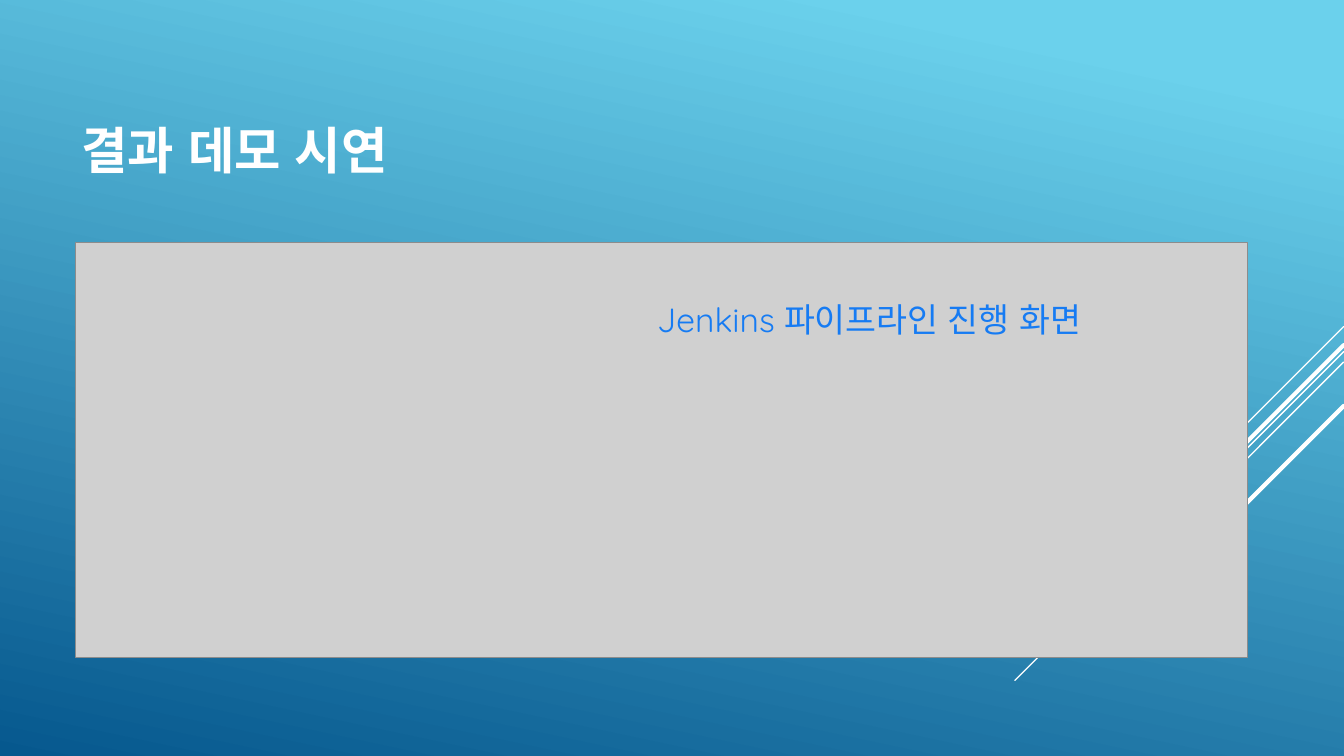
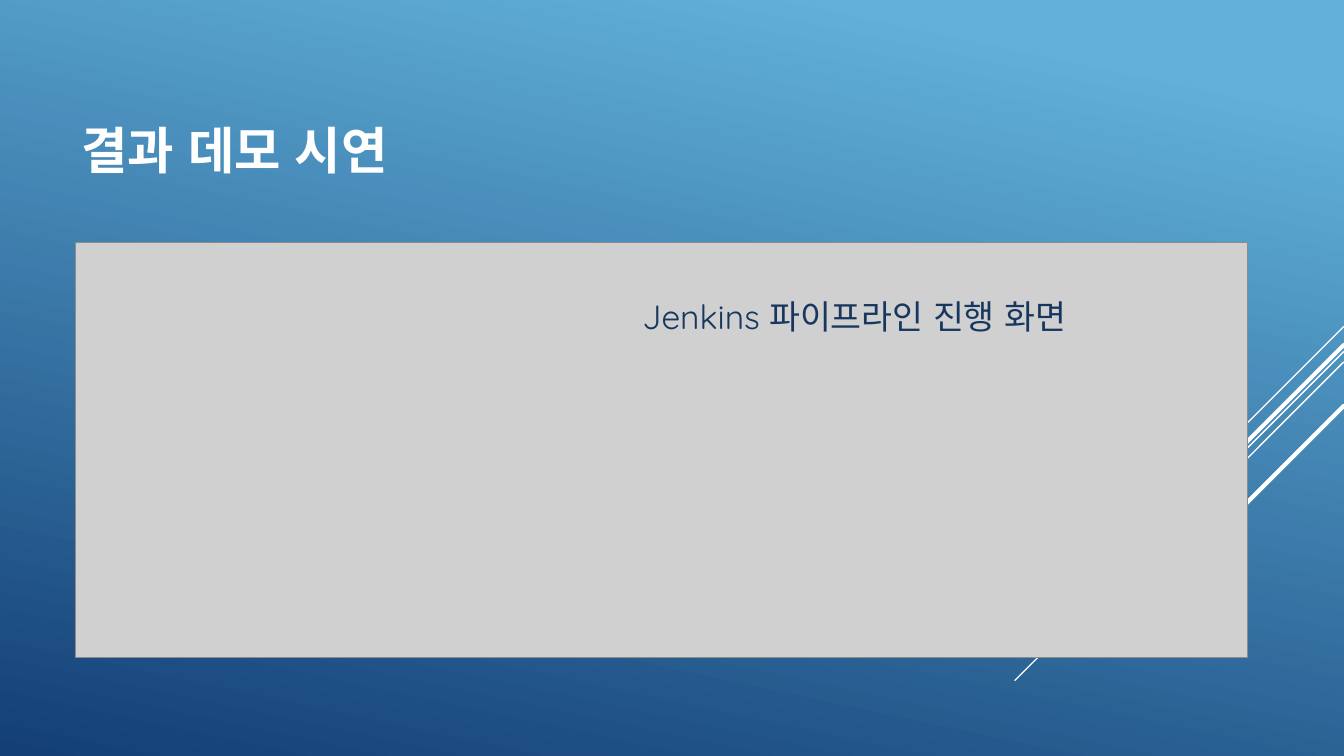
Before and after one commit to KimJeongHoon190/First_Project, a slide deck: slide 9 of 제출자료/최종 발표 프레젠테이션(김정훈).pptx. Drawn at 1344x756 pixels with LibreOffice and Linux fonts; fonts in the diff are those of the drawing; grey boxes stand for pictures. Boxes give left, top, right and bottom in pixels: in the first picture for what was removed or moved away, otherwise in the second. Text is boxed around its words. In the diff, an @@ line names an element or a change of style, - is before the commit and + after.

```diff
--- a/제출자료/최종 발표 프레젠테이션(김정훈).pptx
+++ b/제출자료/최종 발표 프레젠테이션(김정훈).pptx
@@ background gradient #6ED2EB to #06588E to gradient #62B1DA to #134077 @@
@@ text "Jenkins 파이프라인 진행 화면": place and size @@
-text "Jenkins 파이프라인 진행 화면" at [657, 304, 1081, 335]
+text "Jenkins 파이프라인 진행 화면" at [642, 301, 1066, 332]
@@ text "Jenkins 파이프라인 진행 화면" at [642, 301, 1066, 332]: text colour #167BF3 to #17375E @@
```
Also in this commit, not shown: 15 other slides changed.
